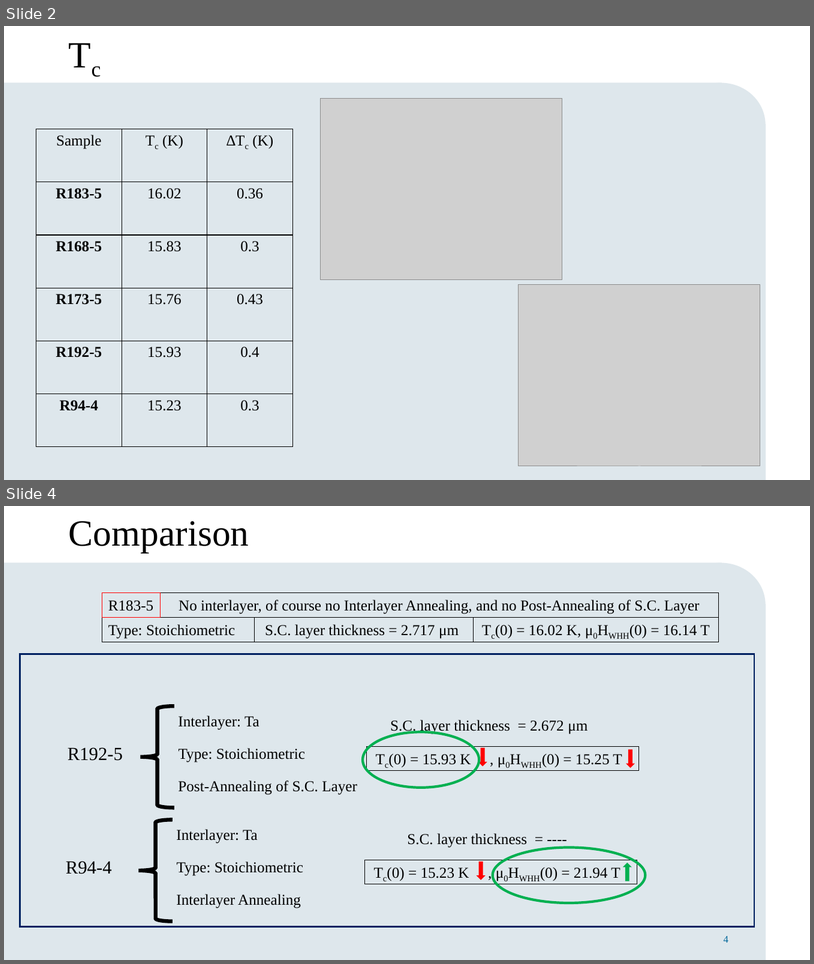
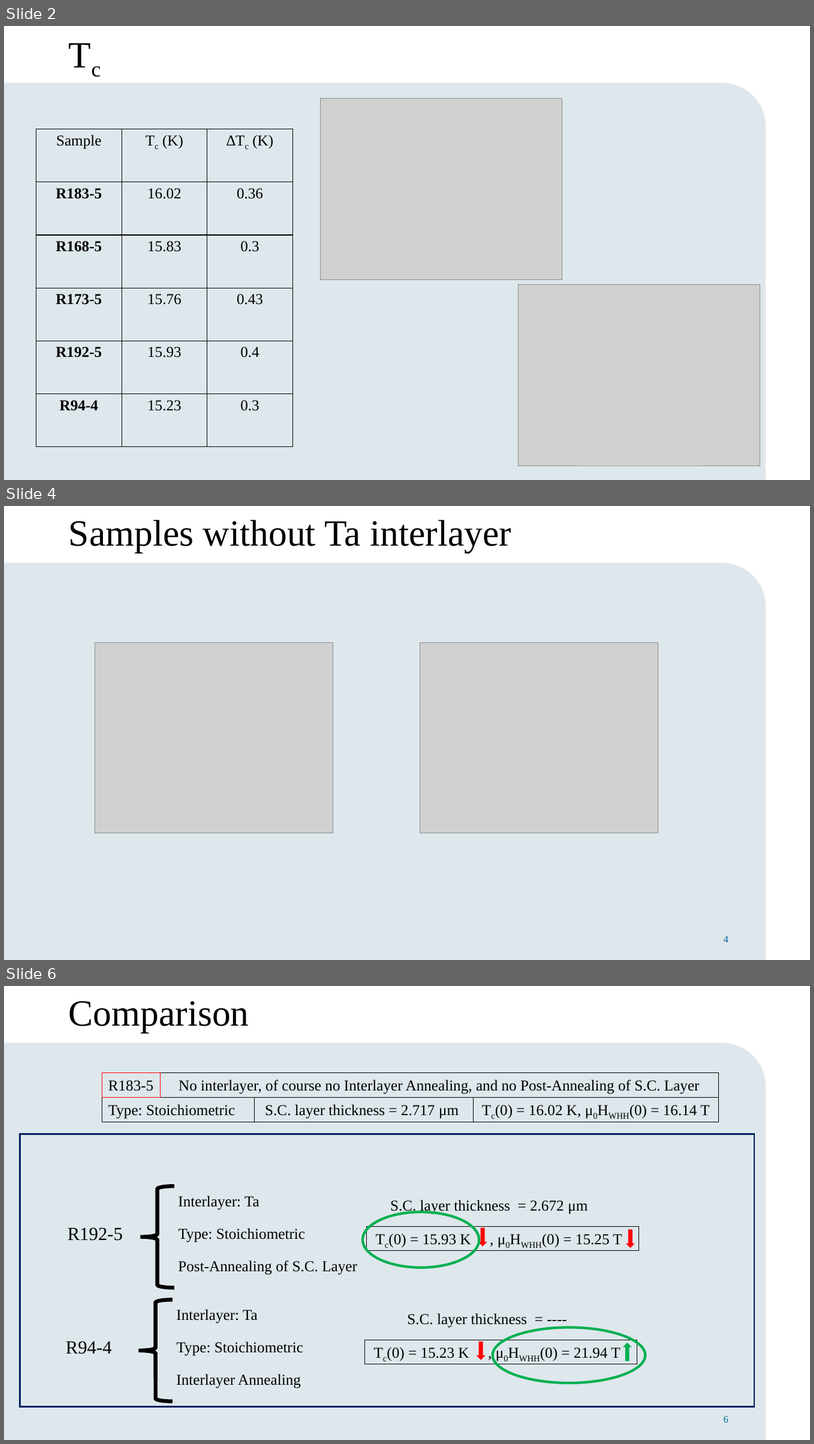
Before and after one commit to mrtzasbn/Mine, a slide deck: Nb3SnMeeting.pptx. Shown one above the other, each under a label of ours: slides 2 and 4 before the commit, slides 2, 4 and 6 after it; the slides between them are not shown. The pictures are 814x964 and 814x1444 pixels, drawn with LibreOffice and Linux fonts; fonts in the diff are those of the drawing; grey boxes stand for pictures; background and template pictures are left out. Boxes give left, top, right and bottom in pixels: in the first picture for what was removed or moved away, otherwise in the second. Text is boxed around its words. In the diff, an @@ line names an element or a change of style, - is before the commit and + after.

```diff
--- a/Nb3SnMeeting.pptx
+++ b/Nb3SnMeeting.pptx
@@ slide 4 added at (4, 506, 810, 960), background #FFFFFF; not listed: 3 template elements that a slide beside it also shows @@
@@ title added at (69, 520, 512, 552), 44 pt, text #000000 @@
+Samples without Ta interlayer
@@ picture added at (95, 643, 333, 833) @@
@@ picture added at (420, 643, 659, 832) @@
@@ page number added at (724, 936, 729, 942), 12 pt, text #006699 @@
+4
@@ what was slide 4 is now slide 6 @@
@@ page number at (724, 1416, 729, 1422): text changed @@
-4
+6
```
Also in this commit, not shown: 1 slide changed, 3 other slides added, 2 slides removed, 27 other files.
